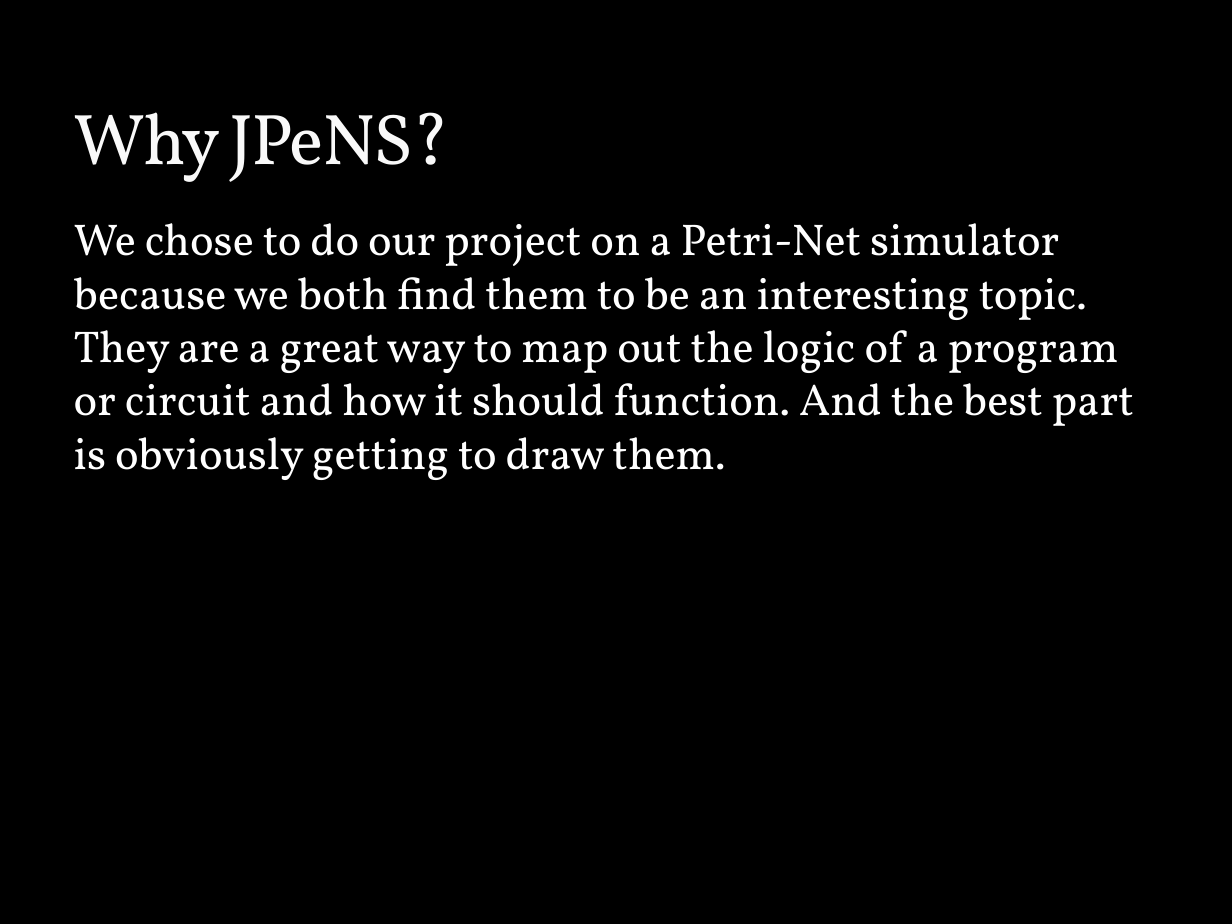
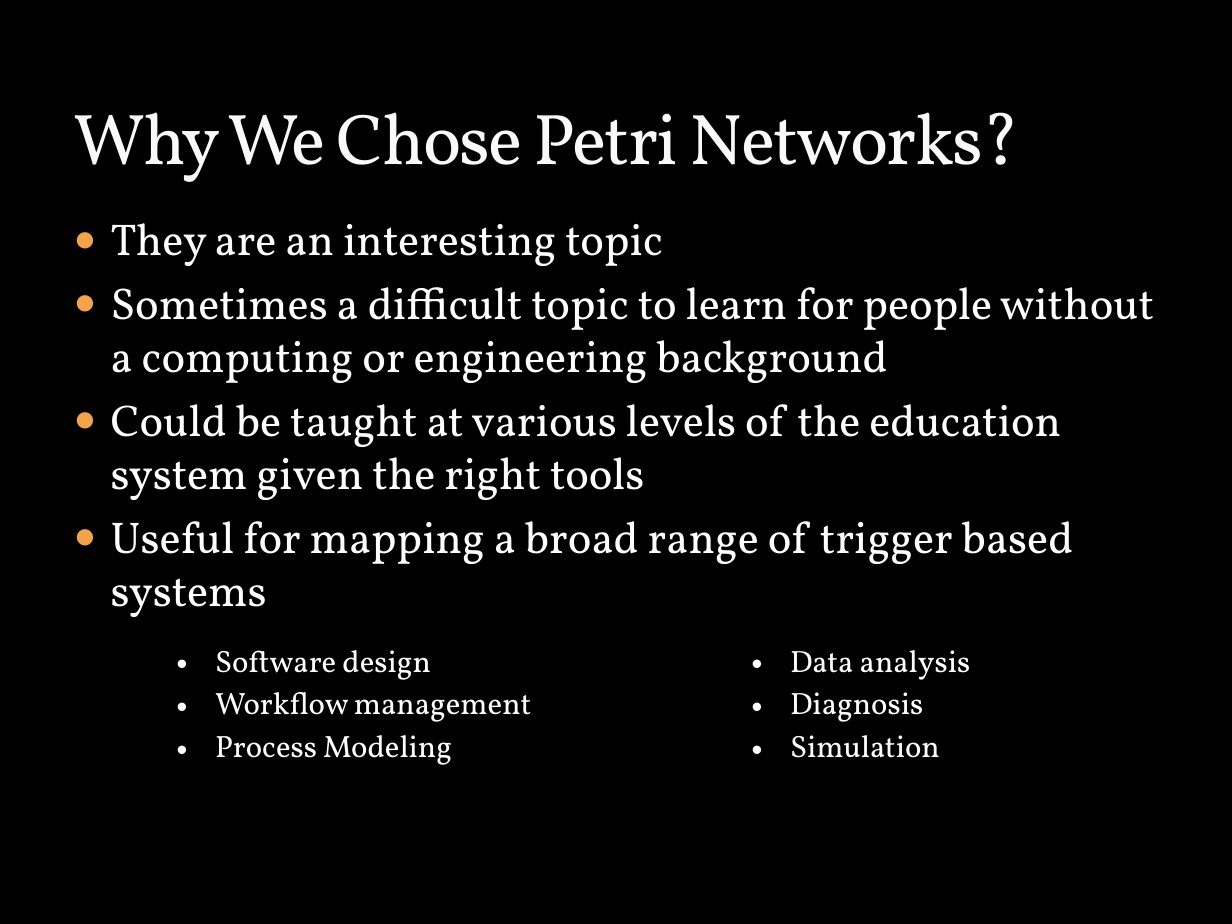
Before and after one commit to Hobbit/JPeNS, a slide deck: slide 3 of src/JPeNS_Presentation.pptx. Drawn at 1232x924 pixels with LibreOffice and Linux fonts; fonts in the diff are those of the drawing; background and template pictures are left out. Boxes give left, top, right and bottom in pixels: in the first picture for what was removed or moved away, otherwise in the second. Text is boxed around its words. In the diff, an @@ line names an element or a change of style, - is before the commit and + after.

```diff
--- a/src/JPeNS_Presentation.pptx
+++ b/src/JPeNS_Presentation.pptx
@@ title at box(74, 112, 1020, 182): text changed @@
-Why JPeNS?
+Why We Chose Petri Networks?
@@ text at box(111, 223, 1154, 617): text changed @@
-We chose to do our project on a Petri-Net simulator because we both find them to be an interesting topic. They are a great way to map out the logic of a program or circuit and how it should function. And the best part is obviously getting to draw them.
+● They are an interesting topic
+● Sometimes a difficult topic to learn for people without a computing or engineering background
+● Could be taught at various levels of the education system given the right tools
+● Useful for mapping a broad range of trigger based systems
@@ table added at box(0, 637, 1149, 797), 1 rows, 2 columns @@
+Software design / Workflow management / Process Modeling | Data analysis / Diagnosis / Simulation
```
Also in this commit, not shown: 2 other slides changed.
